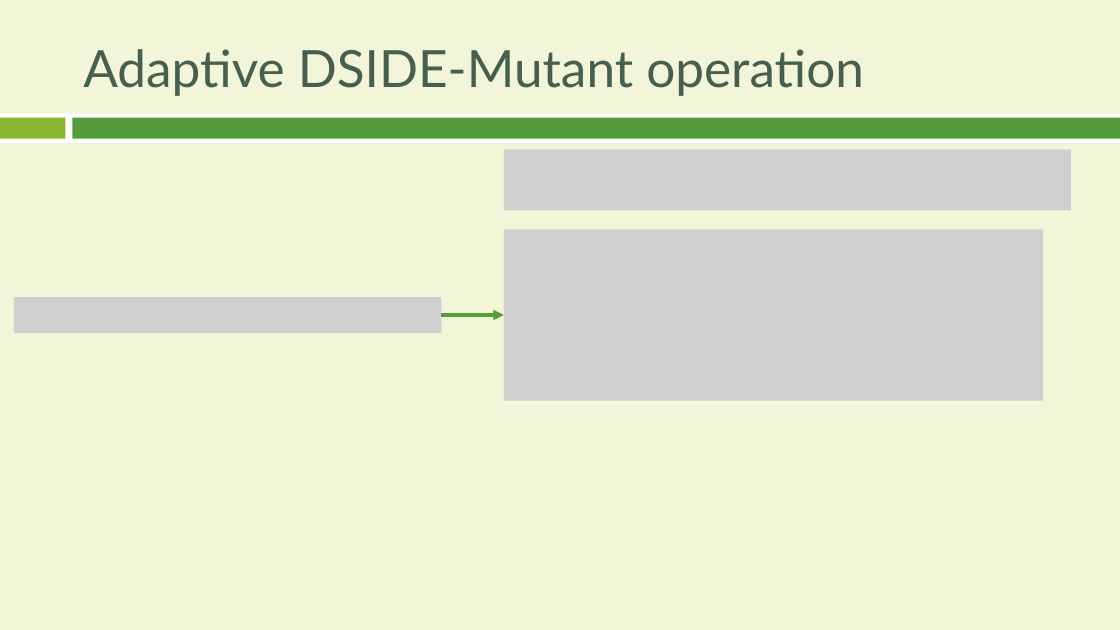
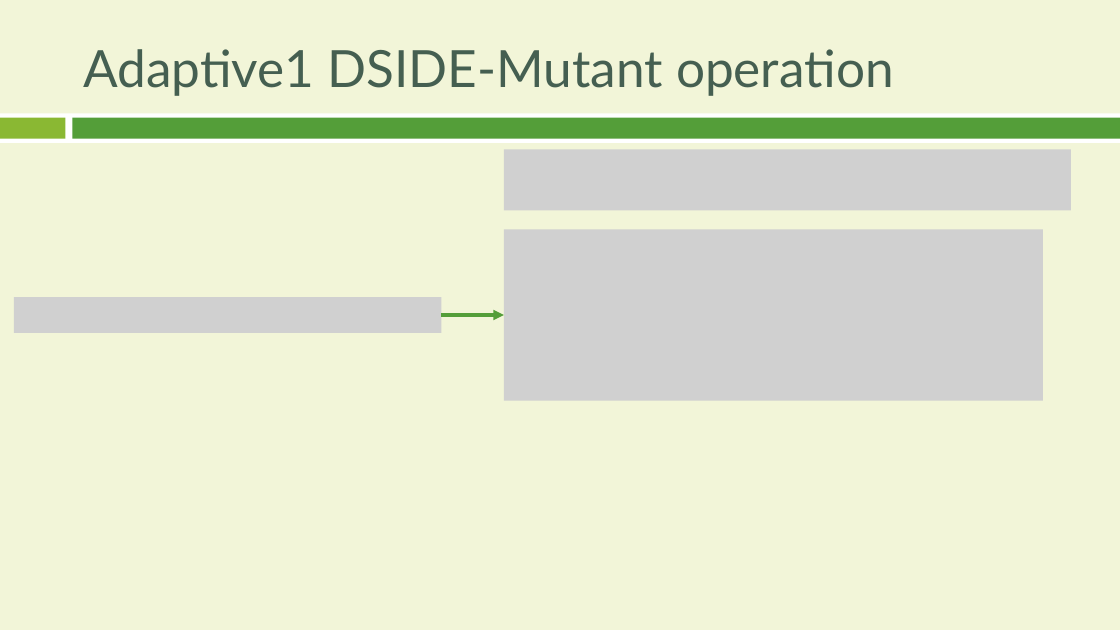
Before and after one commit to JhonSPattan/Algorithm, a slide deck: slide 3 of Adptive_DSIDE.pptx. Drawn at 1120x630 pixels with LibreOffice and Linux fonts; fonts in the diff are those of the drawing; grey boxes stand for pictures. Boxes give left, top, right and bottom in pixels: in the first picture for what was removed or moved away, otherwise in the second. Text is boxed around its words. In the diff, an @@ line names an element or a change of style, - is before the commit and + after.

Commit message:
update DSIDE

```diff
--- a/Adptive_DSIDE.pptx
+++ b/Adptive_DSIDE.pptx
@@ title at [83,49,894,96]: text changed @@
-Adaptive DSIDE-Mutant operation
+Adaptive1 DSIDE-Mutant operation
```
Also in this commit, not shown: 1 other slide changed, 2 slides added, 39 other files.
